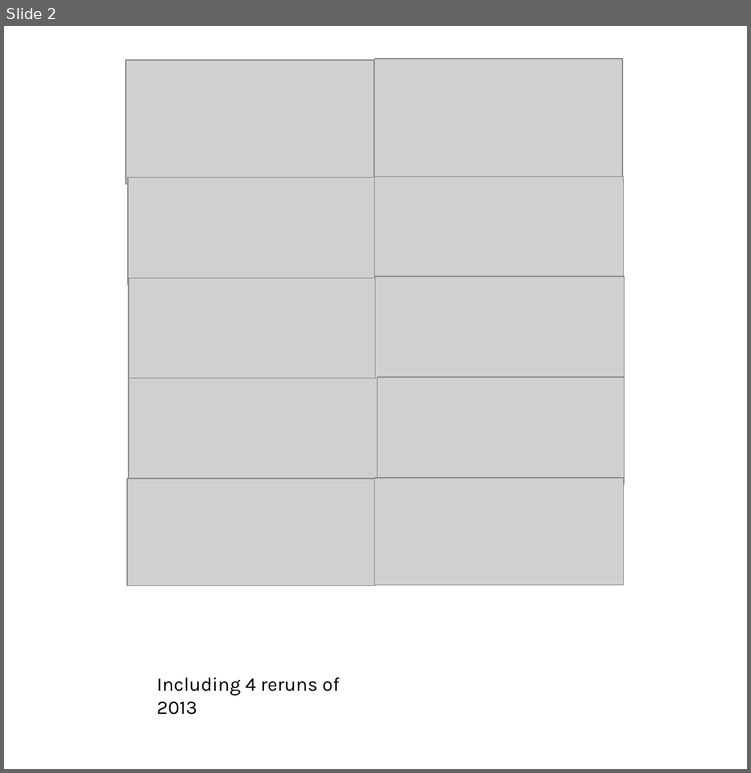
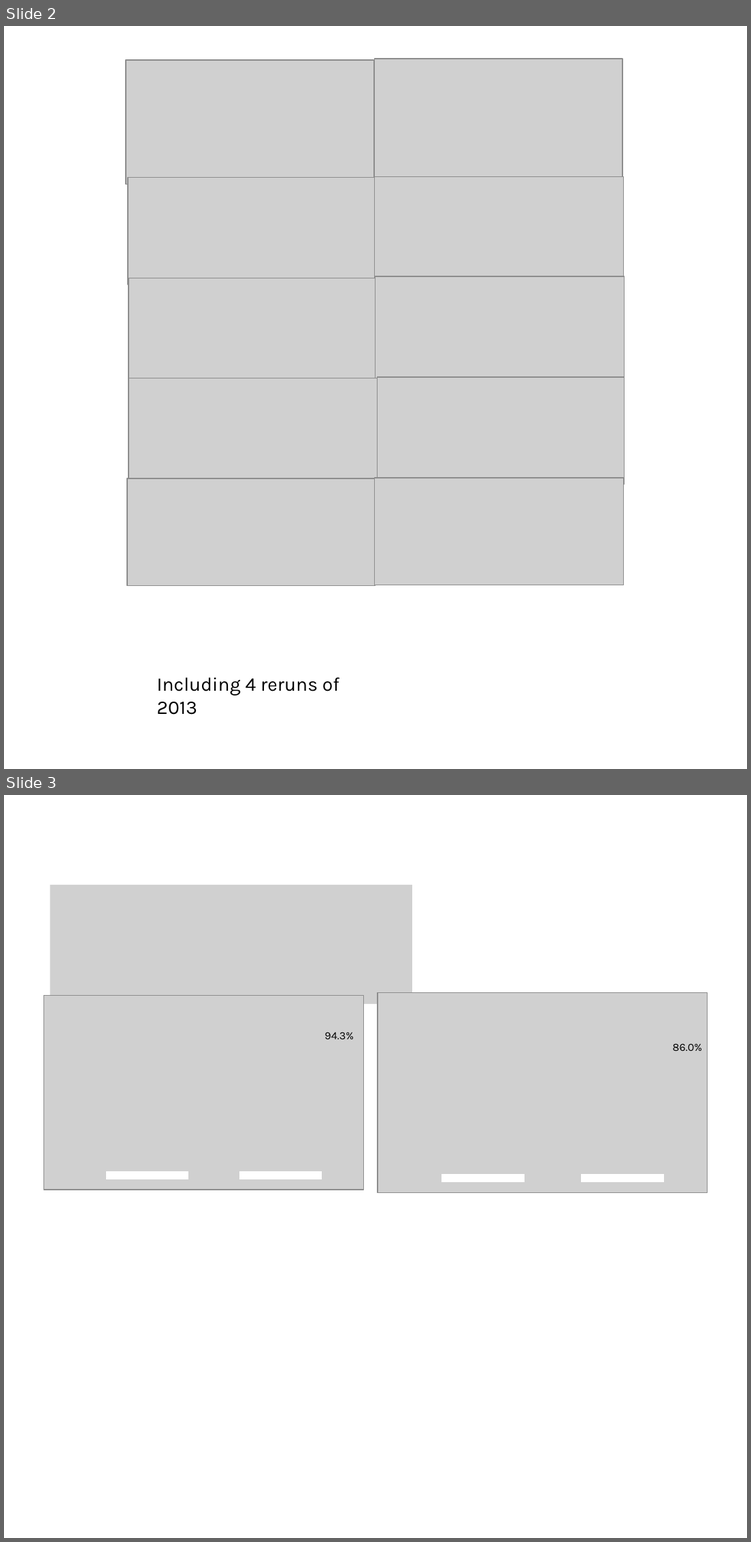
Before and after one commit to tiabottger/LO_user, a slide deck: intermodel_comparison/2013_rerun.pptx. Shown one above the other, each under a label of ours: slide 2 before the commit, slides 2 and 3 after it. The pictures are 751x773 and 751x1542 pixels, drawn with LibreOffice and Linux fonts; fonts in the diff are those of the drawing; grey boxes stand for pictures. Boxes give left, top, right and bottom in pixels: in the first picture for what was removed or moved away, otherwise in the second. Text is boxed around its words. In the diff, an @@ line names an element or a change of style, - is before the commit and + after.

```diff
--- a/intermodel_comparison/2013_rerun.pptx
+++ b/intermodel_comparison/2013_rerun.pptx
@@ slide 3 added at bbox=[4, 795, 747, 1538], background #FFFFFF @@
@@ picture added at bbox=[50, 885, 412, 1004] @@
@@ picture added at bbox=[43, 995, 364, 1189] @@
@@ picture added at bbox=[377, 992, 707, 1192] @@
@@ text added at bbox=[324, 1032, 354, 1039], 8 pt, text #000000 @@
+94.3%
@@ text added at bbox=[672, 1043, 702, 1051], 8 pt, text #000000 @@
+86.0%
@@ rectangle added at bbox=[107, 1172, 187, 1178], fill #FFFFFF, outline #FFFFFF 1.5 pt @@
@@ rectangle added at bbox=[241, 1172, 321, 1178], fill #FFFFFF, outline #FFFFFF 1.5 pt @@
@@ rectangle added at bbox=[443, 1175, 523, 1181], fill #FFFFFF, outline #FFFFFF 1.5 pt @@
@@ rectangle added at bbox=[582, 1175, 662, 1181], fill #FFFFFF, outline #FFFFFF 1.5 pt @@
```
Also in this commit, not shown: 1 other slide added, 1 slide removed, 1 other file.
